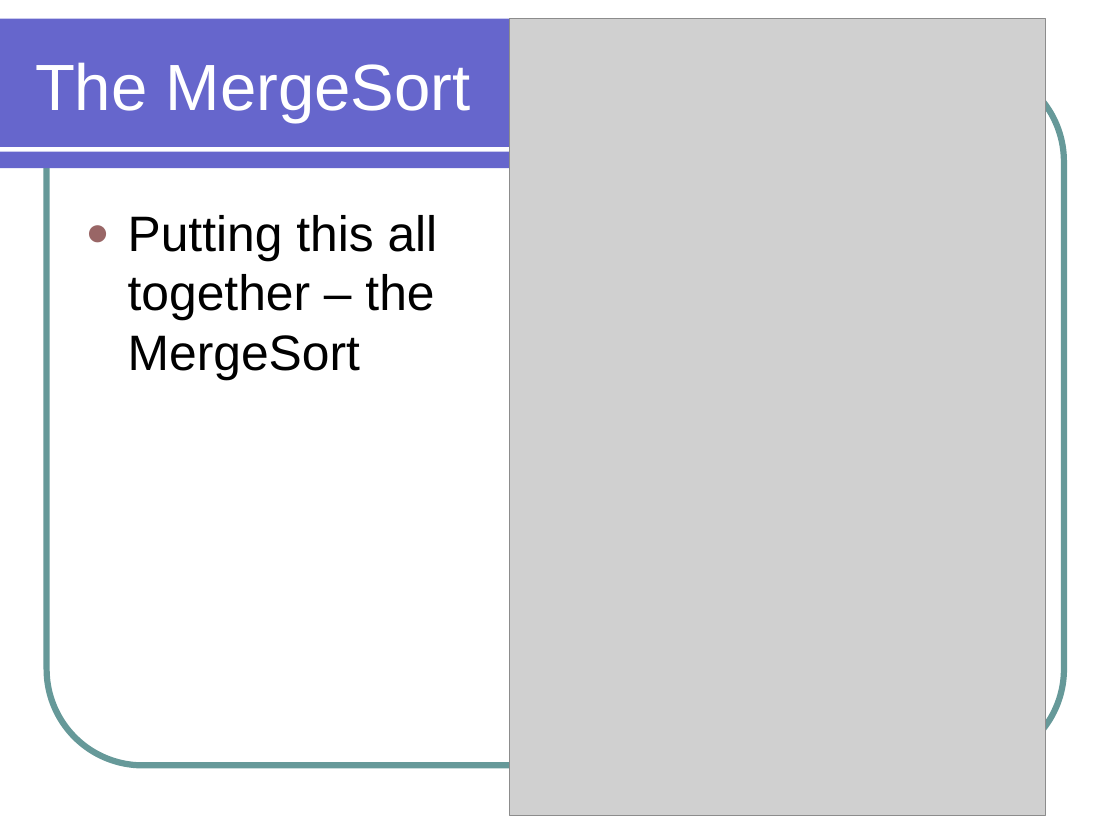
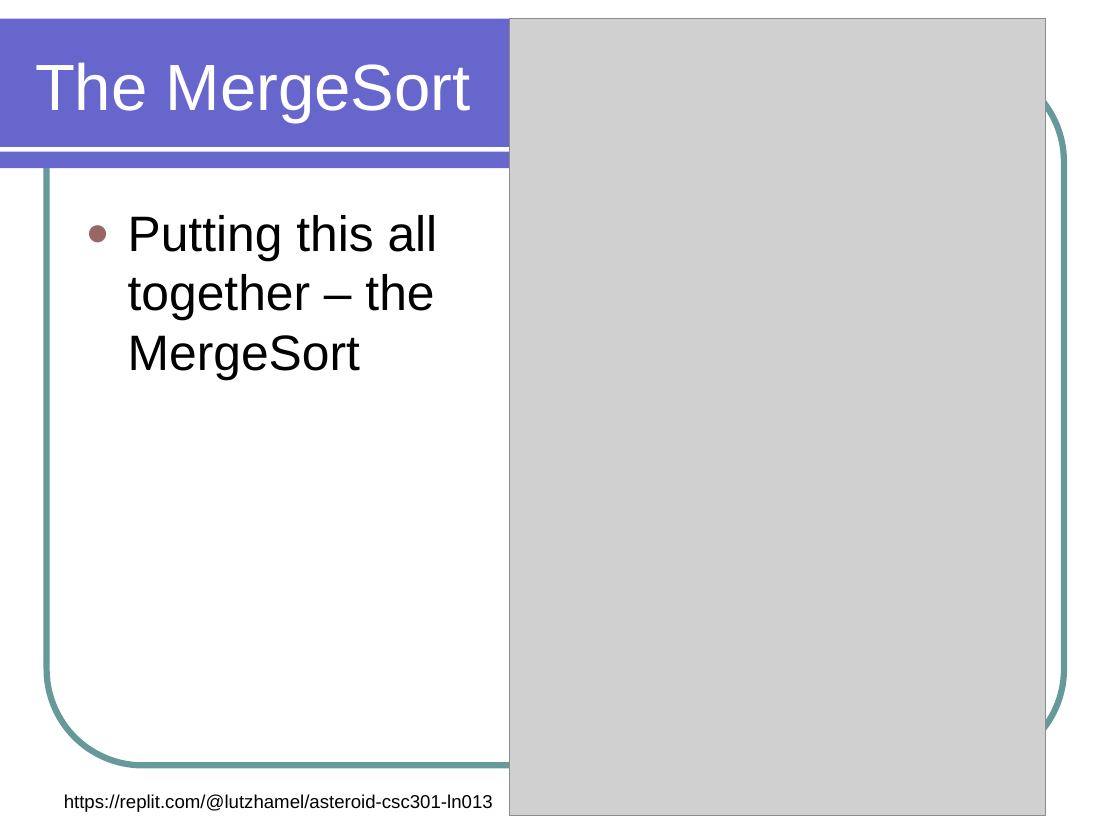
Before and after one commit to lutzhamel/CSC301, a slide deck: slide 27 of notes/csc301-ln013.ppt. Drawn at 1120x840 pixels with LibreOffice and Linux fonts; fonts in the diff are those of the drawing; grey boxes stand for pictures. Boxes give left, top, right and bottom in pixels: in the first picture for what was removed or moved away, otherwise in the second. Text is boxed around its words. In the diff, an @@ line names an element or a change of style, - is before the commit and + after.

```diff
--- a/notes/csc301-ln013.ppt
+++ b/notes/csc301-ln013.ppt
@@ text added at (64, 794, 493, 812), 12 pt, text #000000 @@
+https://replit.com/@lutzhamel/asteroid-csc301-ln013
```
Also in this commit, not shown: 1 other slide changed, 1 other file.
